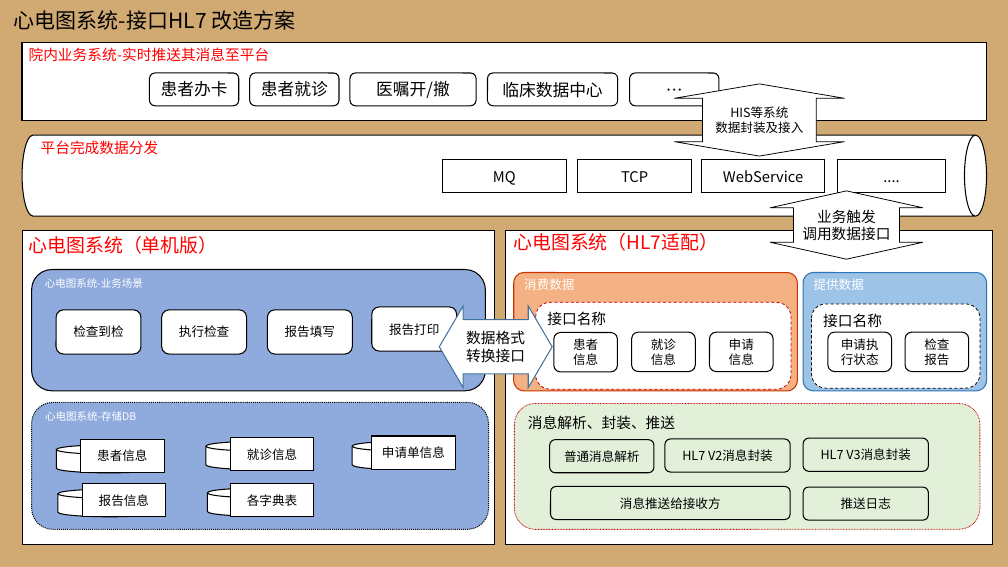
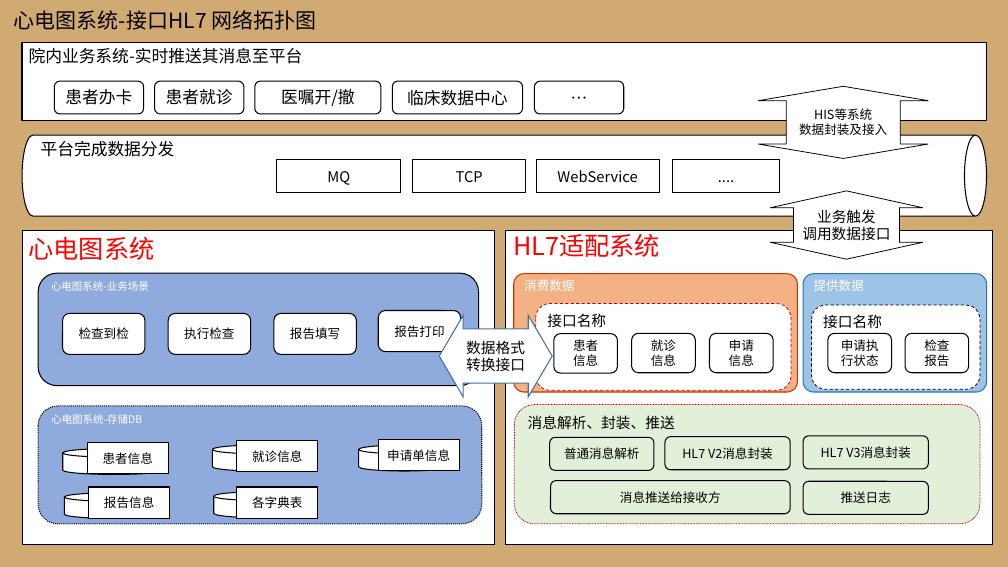
Before and after one commit to szbj/szbj-doc, a slide deck: slide 4 of 深圳监护HL7升级-解决方案素材（姚会新）.pptx. Drawn at 1008x567 pixels with LibreOffice and Linux fonts; fonts in the diff are those of the drawing. Boxes give left, top, right and bottom in pixels: in the first picture for what was removed or moved away, otherwise in the second. Text is boxed around its words. In the diff, an @@ line names an element or a change of style, - is before the commit and + after.

```diff
--- a/深圳监护HL7升级-解决方案素材（姚会新）.pptx
+++ b/深圳监护HL7升级-解决方案素材（姚会新）.pptx
@@ text at (14,10,316,30): text changed @@
-心电图系统-接口HL7 改造方案
+心电图系统-接口HL7 网络拓扑图
@@ rectangle "院内业务系统-实时推送其消息至平台" at (22,43,987,121): size 14 to 16 pt, text colour #FF0000 to #000000 @@
@@ 5 rounded rectangles: place and size @@
-5 rounded rectangles at (150,73,719,106)
+5 rounded rectangles at (54,81,624,113)
@@ up down arrow "HIS等系统": place and size @@
-up down arrow "HIS等系统" at (675,84,845,156)
+up down arrow "HIS等系统" at (758,86,929,158)
@@ cylinder "平台完成数据分发" at (22,135,986,216): size 14 to 16 pt, text colour #FF0000 to #000000 @@
@@ 4 rectangles: place and size @@
-4 rectangles at (442,160,945,192)
+4 rectangles at (277,160,780,193)
@@ text in rectangle at (29,237,155,260): text changed; size 18 to 24 pt @@
-心电图系统（单机版）
+心电图系统
@@ text in rectangle at (513,230,660,257): text changed; size 18 to 24 pt @@
-心电图系统（HL7适配）
+HL7适配系统
@@ rounded rectangle "心电图系统-业务场景": place and size @@
-rounded rectangle "心电图系统-业务场景" at (32,270,485,391)
+rounded rectangle "心电图系统-业务场景" at (38,273,479,386)
@@ left right arrow "数据格式": place and size @@
-left right arrow "数据格式" at (439,306,552,388)
+left right arrow "数据格式" at (439,315,552,397)
@@ rounded rectangle "心电图系统-存储DB": place and size @@
-rounded rectangle "心电图系统-存储DB" at (32,402,488,529)
+rounded rectangle "心电图系统-存储DB" at (38,406,482,524)
@@ rounded rectangle "消息解析、封装、推送": place and size @@
-rounded rectangle "消息解析、封装、推送" at (514,404,980,530)
+rounded rectangle "消息解析、封装、推送" at (514,405,980,524)
@@ rectangle "患者信息": place and size @@
-rectangle "患者信息" at (81,439,164,473)
+rectangle "患者信息" at (87,443,168,473)
@@ 5 cylinders, 4 rectangles, 4 rounded rectangles: place and size @@
-5 cylinders, 4 rectangles, 4 rounded rectangles at (56,307,457,517)
+5 cylinders, 4 rectangles, 4 rounded rectangles at (63,311,461,519)
@@ rounded rectangle "消息推送给接收方": place and size @@
-rounded rectangle "消息推送给接收方" at (551,486,790,520)
+rounded rectangle "消息推送给接收方" at (551,481,790,514)
@@ rounded rectangle "推送日志": place and size @@
-rounded rectangle "推送日志" at (803,487,929,520)
+rounded rectangle "推送日志" at (803,482,929,515)
```
Also in this commit, not shown: 1 other slide changed, 1 slide added.
